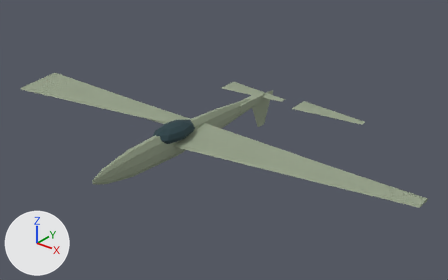
Renders of the glTF model game/assets/units/mq9.glb from each side of a commit.
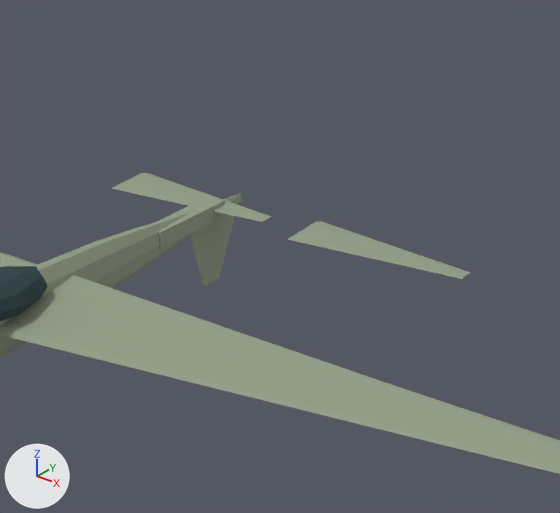
There are two pictures of each version: one whole from a camera (50 mm lens) standing at (15.39, -17.41, 12.05) and looking at (0.92, 0.67, 0.84), one close up on the part from 39% to 90% of the width and 4% to 78% of the height. The axes (+X, +Y, +Z) are drawn at lower left. The lights are the same throughout. The last two pictures show the newer version. Where no turn or scale is listed for an object, it has been applied to the vertices.

The first close-up shows 'Cockpit', 'Elevator_L', 'Elevator_R', 'Fuselage', 'Rudder', 'TailBoom', 'Wing_R' and 1 more.
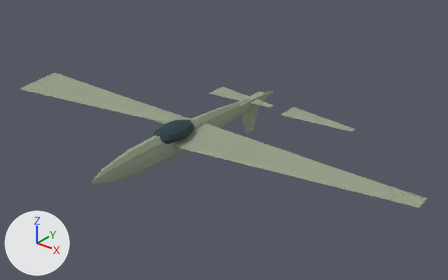
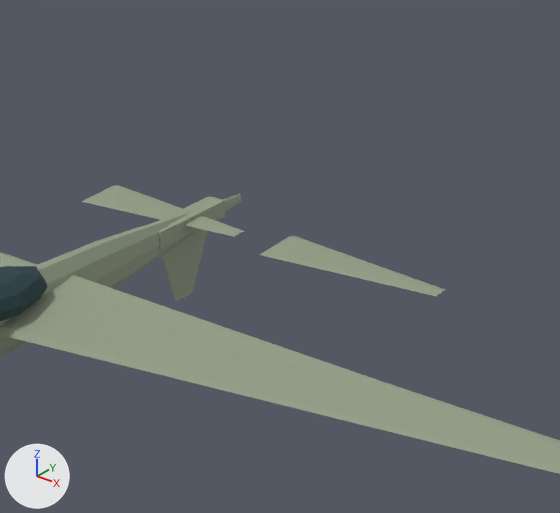
Edits to the bpy script that builds the scene:
```text
Change ob_elevator_l:
    ob_elevator_l.location: (-2.0, 4.62, 1.4) -> (-2.0, 3.74, 1.4)
Change ob_elevator_r:
    ob_elevator_r.location: (2.0, 4.62, 1.4) -> (2.0, 3.74, 1.4)
Change ob_rudder:
    ob_rudder.location: (0.0, 4.62, 1.33) -> (0.0, 3.74, 1.33)
```

Location of each change, [x1, y1, x2, y2] in pixels of the close-ups (560 x 513 px):
'Elevator_R', moved: before [288, 221, 470, 279]; after [260, 236, 445, 296]
'Elevator_L', moved: before [112, 173, 272, 222]; after [82, 185, 244, 237]
'Rudder', moved: before [189, 197, 238, 286]; after [162, 229, 208, 301]
